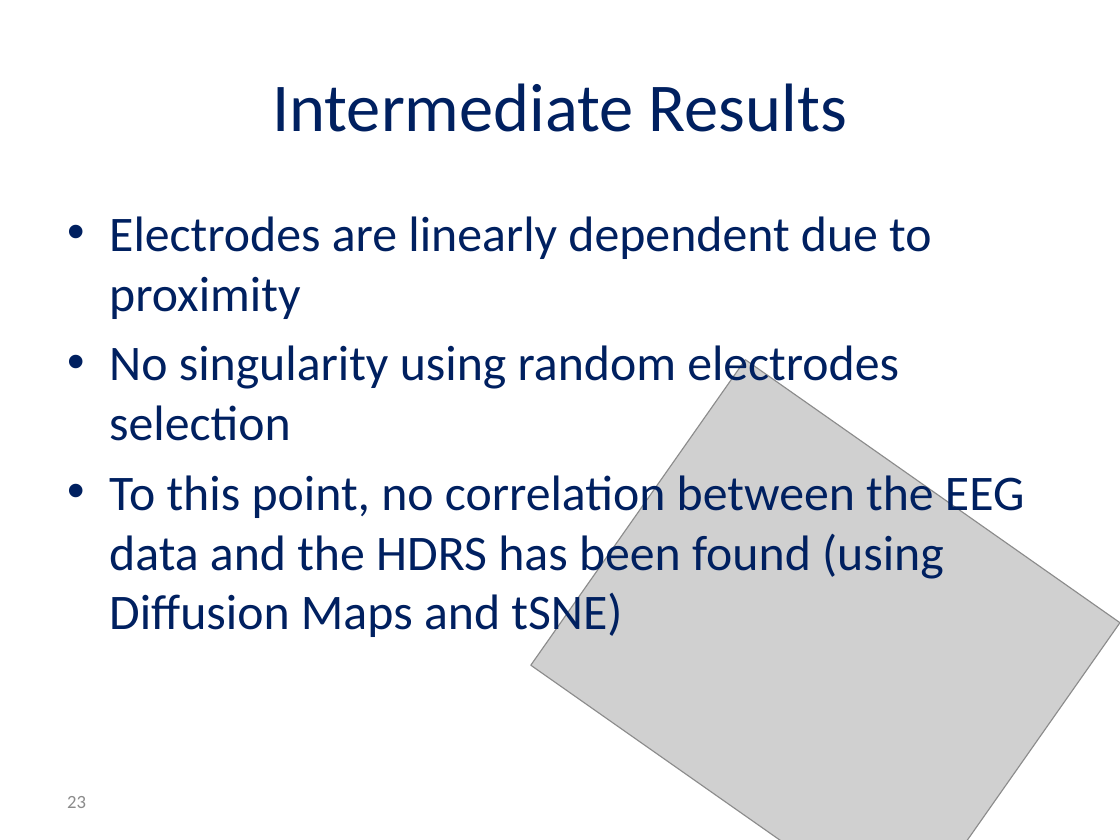
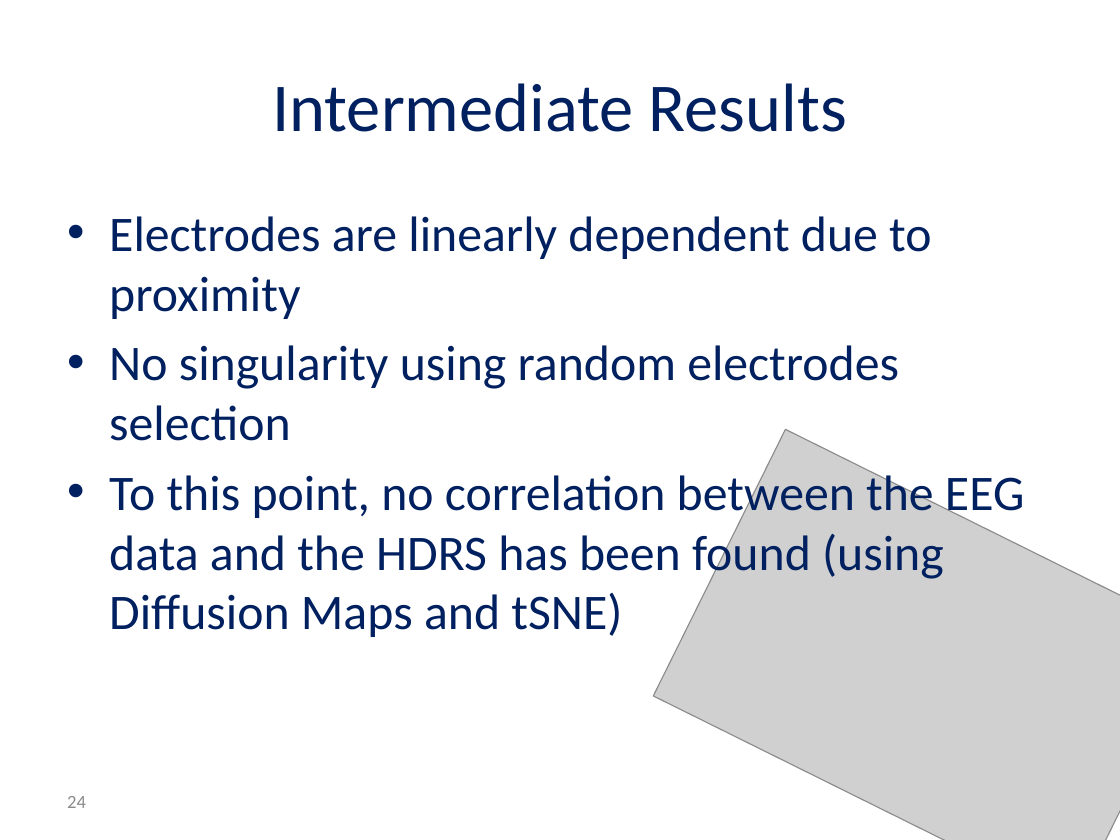
Before and after one commit to reggevlivney/BrainSway, a slide deck: slide 24 of Project_Midterm_Presentation.pptx (slide 23 before the commit). Drawn at 1120x840 pixels with LibreOffice and Linux fonts; fonts in the diff are those of the drawing; grey boxes stand for pictures; background and template pictures are left out. Boxes give left, top, right and bottom in pixels: in the first picture for what was removed or moved away, otherwise in the second. Text is boxed around its words. In the diff, an @@ line names an element or a change of style, - is before the commit and + after.

```diff
--- a/Project_Midterm_Presentation.pptx
+++ b/Project_Midterm_Presentation.pptx
@@ picture at [654, 430, 1120, 840]: rotation 35 to 26 degrees @@
@@ page number at [67, 796, 86, 808]: text changed @@
-23
+24
```
Also in this commit, not shown: 7 other slides changed, 3 slides added, 1 slide removed, 1 other file.
